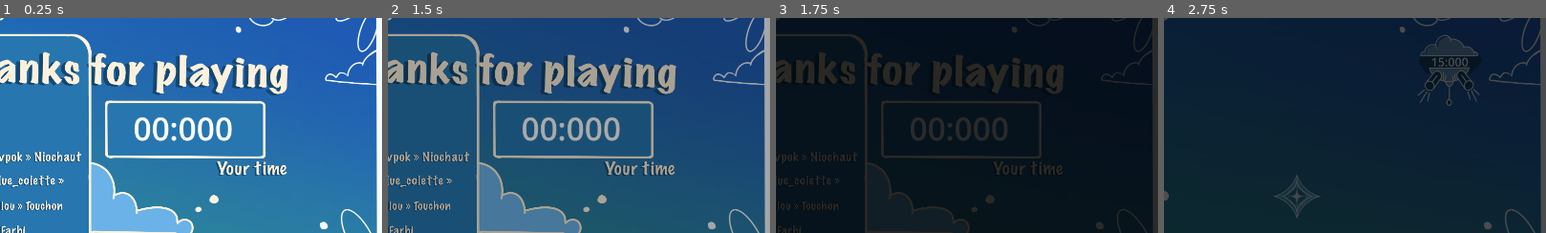
Above: before the commit, frames 1-4 (left to right).
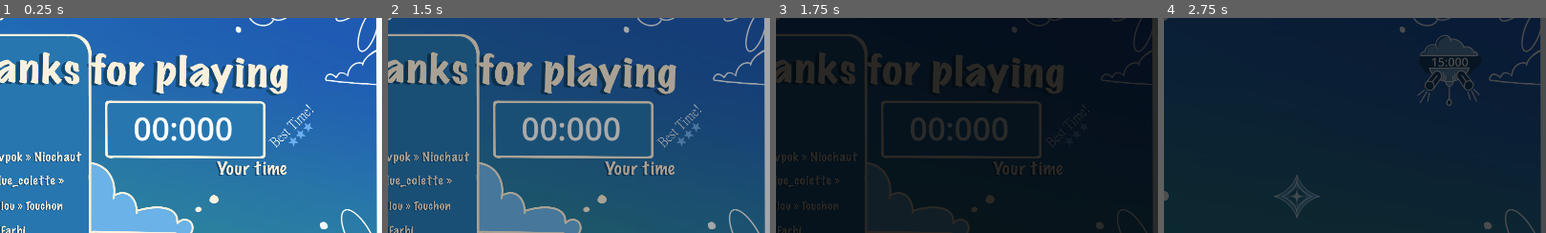
Above: after the commit, the same moments.

Repository: davifarhi/GGJ25-CrashSim-Untitled
Game: Godot game, scene res://scenes/levels/bye.tscn
The game is run twice, just before and just after one commit, with the same random seed, the same clock (stepped at 60 frames per second) and the same inputs. This scene is started directly instead of the project's main scene.
Inputs (mouse positions are % of the whole screen's width and height, from its top left):
- Up to frame 1 (0.25 s): no input
- Up to frame 2 (1.5 s): tap Enter at 0.5 s; move the mouse to (72, 45) at 0.52 s; click (72, 45) at 0.6 s; click (50, 75) at 1.25 s
- Up to frame 3 (1.75 s): no input
- Up to frame 4 (2.75 s): click (50, 50) at 2 s
The pictures show only the part of the screen within x 50-100%, y 9-59%; the shares and areas given below are measured in that part.

The runs differ from the first frame. In frame 1, 0.4% of the frame differs, in the area x 70-82%, y 40-61%; in frame 2, 0.3%; in frame 3, less than 0.1%; in frame 4, nothing differs.
Error before the commit: Invalid access to property or key 'session_best_time' on a base object of type 'Node (game_manager.gd)'. (res://scenes/levels/bye.gd:25)

Commit message:
fixed dumb crash and added best time sounds

Diff:
--- a/ggj-crashsim-untilted/scenes/levels/bye.gd
+++ b/ggj-crashsim-untilted/scenes/levels/bye.gd
@@ -22,11 +22,10 @@
 	text.append_text(str)
 
 	if GameManager.is_best_time():
-		print("Got best time: " + str(GameManager.get_completion_time()) + ", old: " + str(GameManager.session_best_time))
+		print("Got best time: " + str(GameManager.get_completion_time()) + ", old: " + str(GameManager.best_time))
 		GameManager.set_best_time()
 		$BestTime.show()
-		# dfarhi todo here play new best time sounds
-		#best_time_sfx_collection.play_all()
+		best_time_sfx_collection.play_all()
 	else:
 		$BestTime.hide()
 
--- a/ggj-crashsim-untilted/scenes/levels/bye.tscn
+++ b/ggj-crashsim-untilted/scenes/levels/bye.tscn
@@ -7,7 +7,8 @@
 [ext_resource type="PackedScene" uid="uid://5o8s6k2pnsvy" path="res://scenes/button.tscn" id="5_x1rjh"]
 [ext_resource type="Texture2D" uid="uid://bp5fbpqtqqxyd" path="res://assets/menu/BTMM.png" id="6_xy7ur"]
 [ext_resource type="Texture2D" uid="uid://bj0nq62h6hmfy" path="res://assets/menu/BestTime.png" id="7_tya22"]
-[ext_resource type="AudioStream" uid="uid://41jolr6cuyxf" path="res://assets/sound/bou_born_01.wav" id="8_kxjvt"]
+[ext_resource type="AudioStream" uid="uid://dpprd6502lx4" path="res://assets/sound/env_besttime.wav" id="8_kvs1m"]
+[ext_resource type="AudioStream" uid="uid://dg7v133wpuk53" path="res://assets/sound/env_besttime_vo.wav" id="9_1nq04"]
 
 [node name="Bye" type="Node2D"]
 script = ExtResource("1_vm3el")
@@ -53,7 +54,10 @@
 
 [node name="BestTimeSFX" type="Node" parent="."]
 
-[node name="BouBorn01" type="AudioStreamPlayer" parent="BestTimeSFX"]
-stream = ExtResource("8_kxjvt")
+[node name="EnvBesttime" type="AudioStreamPlayer" parent="BestTimeSFX"]
+stream = ExtResource("8_kvs1m")
+
+[node name="EnvBesttimeVo" type="AudioStreamPlayer" parent="BestTimeSFX"]
+stream = ExtResource("9_1nq04")
 
 [connection signal="ButtonClick" from="ByeButtons/MainMenu" to="." method="_on_texture_button_button_click"]
Not shown, added: ggj-crashsim-untilted/assets/sound/env_besttime.wav.import
Not shown, added: ggj-crashsim-untilted/assets/sound/env_besttime_vo.wav.import
Not shown: 1 places in ggj-crashsim-untilted/scenes/levels/bye.tscn that only renumber resources
Not shown, added: ggj-crashsim-untilted/assets/sound/env_besttime.wav
Not shown, added: ggj-crashsim-untilted/assets/sound/env_besttime_vo.wav
